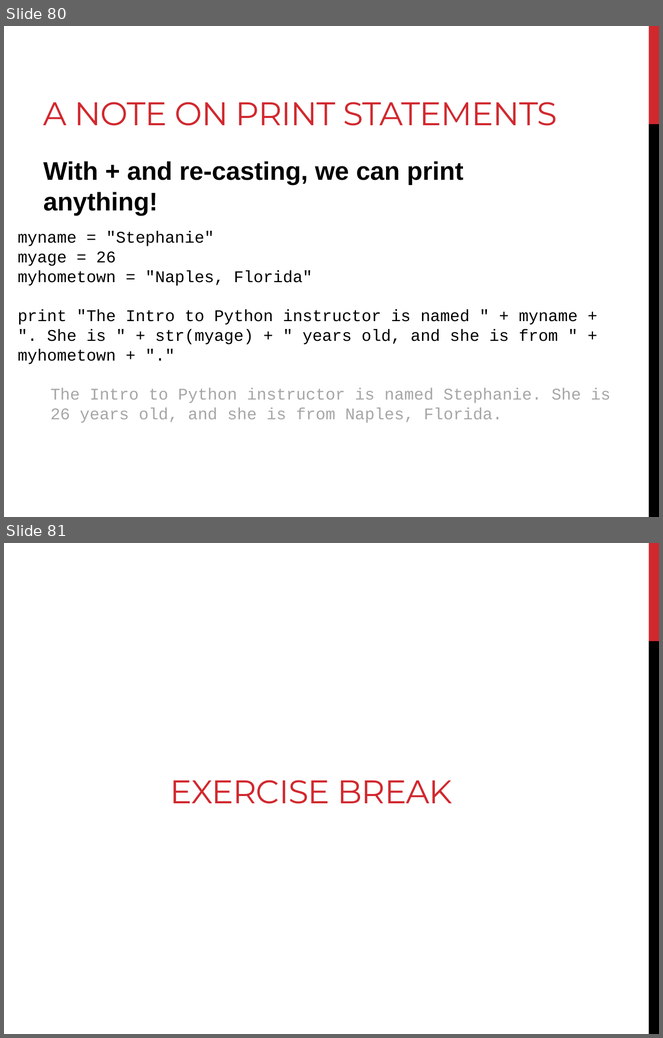
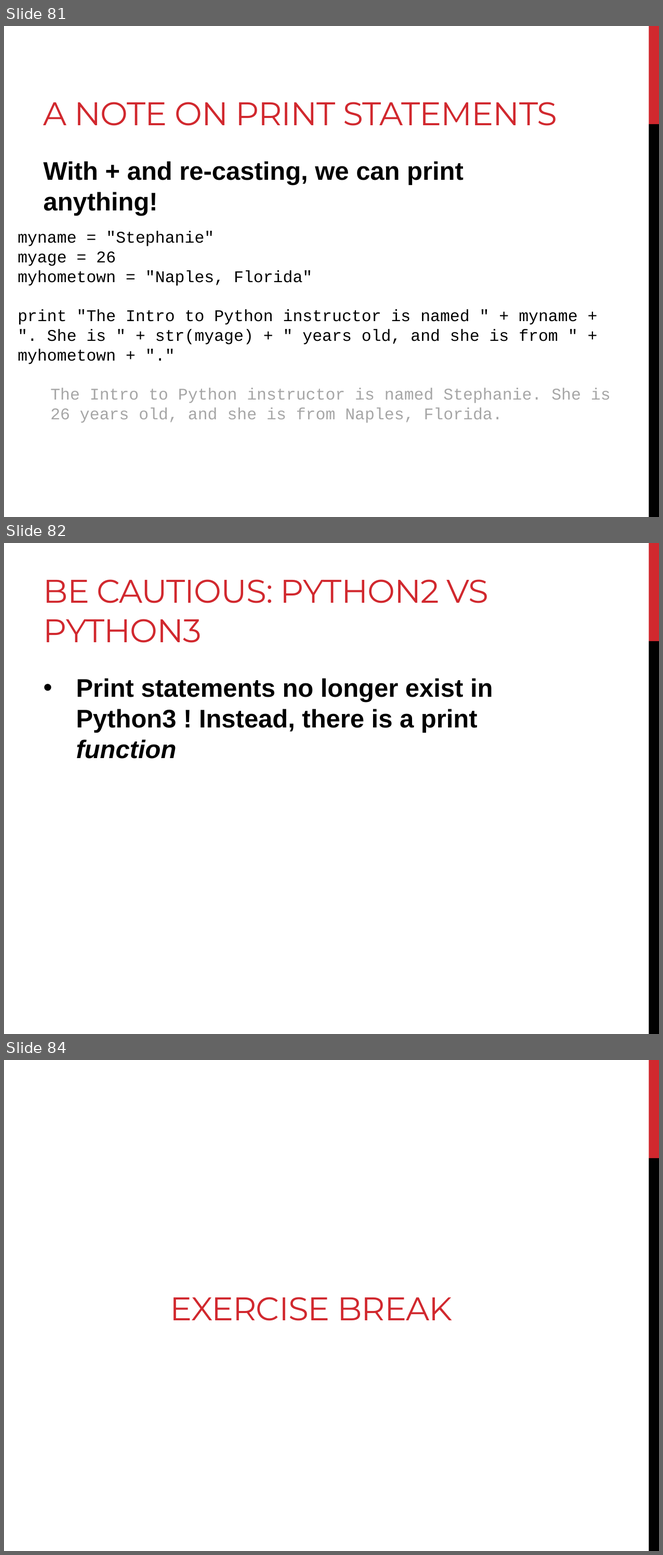
Before and after one commit to BjornFJohansson/ccbb_bigdata2015_python, a slide deck: slides/slides_day1.pptx. Shown one above the other, each under a label of ours: slides 80 and 81 before the commit, slides 81, 82 and 84 after it; the slides between them are not shown. The pictures are 663x1038 and 663x1555 pixels, drawn with LibreOffice and Linux fonts; fonts in the diff are those of the drawing. Boxes give left, top, right and bottom in pixels: in the first picture for what was removed or moved away, otherwise in the second. Text is boxed around its words. In the diff, an @@ line names an element or a change of style, - is before the commit and + after.

```diff
--- a/slides/slides_day1.pptx
+++ b/slides/slides_day1.pptx
@@ slide 82 added at bbox=[4, 543, 659, 1034], background #FFFFFF; not listed: 2 template elements that a slide beside it also shows @@
@@ title added at bbox=[44, 579, 489, 643], 36 pt, text #D1282E @@
+BE CAUTIOUS: PYTHON2 VS PYTHON3
@@ text added at bbox=[76, 678, 493, 759], 28 pt, text #000000, bold @@
+• Print statements no longer exist in Python3 ! Instead, there is a print function
@@ what was slide 80 is now slide 81 @@
@@ what was slide 81 is now slide 84 @@
```
Also in this commit, not shown: 7 slides changed, 3 other slides added, 1 slide removed, 1 other file.
